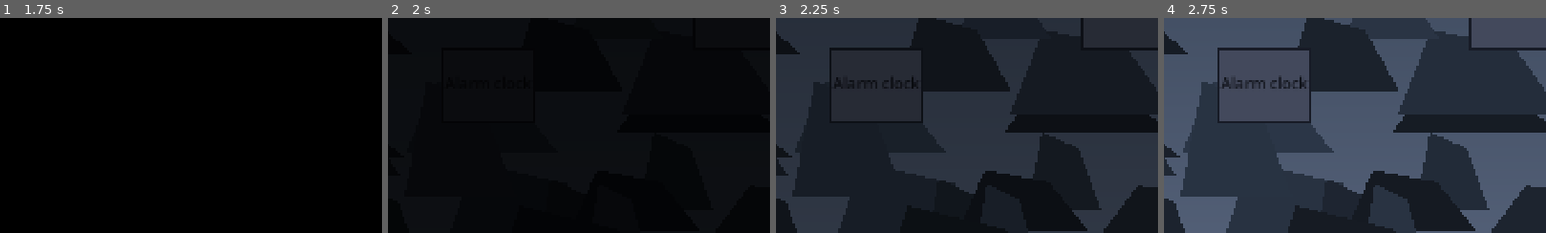
Above: before the commit, frames 1-4 (left to right).
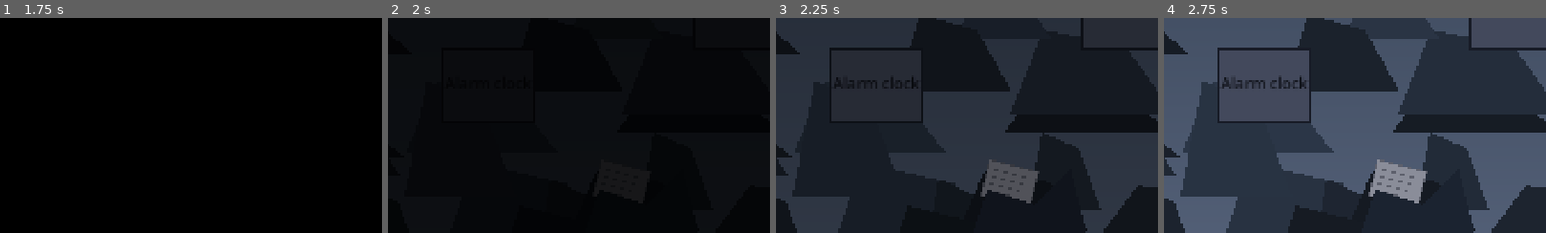
Above: after the commit, the same moments.

Repository: zhr0451/memory
Game: Godot game, scene res://features/junkyard/junkyard.tscn
Same seed, same stepped clock (60 frames per second), same inputs: the game is played once before the commit and once after it. This scene is started directly instead of the project's main scene.
Inputs (mouse positions are % of the whole screen's width and height, from its top left):
- Up to frame 1 (1.75 s): tap Enter at 0.5 s; drag from (18, 57) to (60, 28) at 0.52 s; tap Space at 1.25 s; drag from (56, 64) to (45, 70) at 1.27 s
- Up to frame 2 (2 s): no input
- Up to frame 3 (2.25 s): click "Done" at 2 s
- Up to frame 4 (2.75 s): no input
The pictures show only the part of the screen within x 45-95%, y 50-100%; the shares and areas given below are measured in that part.

Frame 1 is identical in both runs. In frame 3, 2.1% of the frame differs, in the area x 53-81%, y 65-100%; in frame 4, 2.1%.

Commit message:
Hide the alarm-clock note in the junkyard; it drops to the clock once found
Co-Authored-By: Claude Sonnet 5.5 <noreply@anthropic.com>

Diff:
--- a/core/game_state/game_state.gd
+++ b/core/game_state/game_state.gd
@@ -10,6 +10,7 @@
 var battery := Observable.new(MAX_BATTERY)
 var face_on := Observable.new(false)
 var hud_visible := Observable.new(false)
+var clock_note_found := Observable.new(false)
 var current_line := Observable.new("")
 
 var _queue: Array[String] = []
@@ -44,6 +45,7 @@
 	battery.value = MAX_BATTERY
 	face_on.value = false
 	hud_visible.value = false
+	clock_note_found.value = false
 	current_line.value = ""
 
 
--- a/core/texts/texts_en.json
+++ b/core/texts/texts_en.json
@@ -64,5 +64,7 @@
 	"cassette.1": "April",
 	"cassette.2": "July",
 	"cassette.3": "October",
-	"cassette.4": "December"
+	"cassette.4": "December",
+	"junk.note.found": "A crumpled note! Something about school. I'll show it to the clock.",
+	"clock.confused": "A clock... What am I supposed to do with it? There must be a hint around here somewhere."
 }
--- a/core/texts/texts_ru.json
+++ b/core/texts/texts_ru.json
@@ -64,5 +64,7 @@
 	"cassette.1": "Апрель",
 	"cassette.2": "Июль",
 	"cassette.3": "Октябрь",
-	"cassette.4": "Декабрь"
+	"cassette.4": "Декабрь",
+	"junk.note.found": "Смятая записка! Что-то про школу. Покажу её часам.",
+	"clock.confused": "Часы… А что с ними делать? Наверное, где-то рядом есть подсказка."
 }
--- /dev/null
+++ b/features/junkyard/tests/junkyard_test.gd
@@ -0,0 +1,25 @@
+extends TestCase
+
+
+func test_find_note_sets_flag_once_and_speaks() -> void:
+	var state := GameState.new()
+	var vm := JunkyardViewModel.new(state)
+	var found := [0]
+	vm.note_found.connect(func() -> void: found[0] += 1)
+	vm.find_note()
+	vm.find_note()
+	check(state.clock_note_found.value, "флаг выставлен")
+	check_eq(found[0], 1, "сигнал один раз")
+	check_eq(state.current_line.value, Texts.get_text("junk.note.found"), "реплика героя")
+	state.reset()
+	check(not state.clock_note_found.value, "reset сбрасывает находку")
+
+
+func test_item_states() -> void:
+	var state := GameState.new()
+	var vm := JunkyardViewModel.new(state)
+	check_eq(vm.item_state(0), JunkyardViewModel.ItemState.AVAILABLE, "первый доступен")
+	check_eq(vm.item_state(1), JunkyardViewModel.ItemState.LOCKED, "второй закрыт")
+	check(not vm.select(1), "закрытый не выбирается")
+	state.complete_chapter()
+	check_eq(vm.item_state(0), JunkyardViewModel.ItemState.DONE, "первый пройден")
--- /dev/null
+++ b/features/junkyard/view/junk_note_view.gd
@@ -0,0 +1,39 @@
+class_name JunkNoteView extends Control
+## Смятая записка, спрятанная среди мусора. Нарочно без блеска: её надо заметить самому.
+
+signal pressed
+
+const SIZE := Vector2(96, 72)
+
+
+func _ready() -> void:
+	custom_minimum_size = SIZE
+	size = SIZE
+	pivot_offset = SIZE * 0.5
+	rotation = deg_to_rad(14.0)
+	mouse_default_cursor_shape = Control.CURSOR_POINTING_HAND
+
+
+func _gui_input(event: InputEvent) -> void:
+	var button := event as InputEventMouseButton
+	if button != null and button.button_index == MOUSE_BUTTON_LEFT and button.pressed:
+		pressed.emit()
+
+
+func _draw() -> void:
+	draw_rect(Rect2(Vector2.ZERO, size), Color("8a8d99"))
+	draw_rect(Rect2(Vector2.ZERO, size), Color("5d606c"), false, 2.0)
+	for i in 4:
+		draw_line(Vector2(10, 16 + i * 14), Vector2(size.x - 14 - i * 6, 16 + i * 14), Color("5d606c"), 2.0)
+
+
+## Куча мусора поверх записки: прикрывает её часть.
+class Cover extends Control:
+	func _ready() -> void:
+		mouse_filter = Control.MOUSE_FILTER_IGNORE
+		size = Vector2(240, 160)
+
+	func _draw() -> void:
+		var color := Color("1b2330")
+		draw_colored_polygon(PackedVector2Array([
+			Vector2(0, 160), Vector2(40, 40), Vector2(130, 70), Vector2(200, 0), Vector2(240, 160)]), color)
--- a/features/junkyard/view/junkyard_view.gd
+++ b/features/junkyard/view/junkyard_view.gd
@@ -12,6 +12,9 @@
 var _items: Array[JunkItemView] = []
 var _zoom_from: int = -1
 var _busy: bool = false
+var _note: JunkNoteView
+
+const NOTE_POSITION := Vector2(1070, 905)
 
 
 func setup(params: Dictionary) -> void:
@@ -33,6 +36,7 @@
 		item.pressed.connect(_on_item_pressed)
 		_world.add_child(item)
 		_items.append(item)
+	_add_hidden_note()
 	bind(JunkyardViewModel.new(Game.state))
 	if _zoom_from >= 0:
 		_apply_zoom(_zoom_from, 1.0)
@@ -42,8 +46,29 @@
 func bind(vm: JunkyardViewModel) -> void:
 	_vm = vm
 	vm.chapter_selected.connect(_on_chapter_selected)
+	vm.note_found.connect(_on_note_found)
 	vm.chapters_done.changed.connect(func(_v: int) -> void: _refresh())
 	_refresh()
+
+
+func _add_hidden_note() -> void:
+	if Game.state.clock_note_found.value:
+		return
+	_note = JunkNoteView.new()
+	_note.position = NOTE_POSITION
+	_note.pressed.connect(func() -> void: _vm.find_note())
+	_world.add_child(_note)
+	var cover := JunkNoteView.Cover.new()
+	cover.position = NOTE_POSITION + Vector2(-34, 6)
+	_world.add_child(cover)
+
+
+func _on_note_found() -> void:
+	var tween := create_tween().set_parallel()
+	tween.tween_property(_note, "position:y", _note.position.y - 90.0, 0.5)
+	tween.tween_property(_note, "modulate:a", 0.0, 0.5)
+	await tween.finished
+	_note.queue_free()
 
 
 func _refresh() -> void:
--- a/features/junkyard/viewmodel/junkyard_view_model.gd
+++ b/features/junkyard/viewmodel/junkyard_view_model.gd
@@ -2,10 +2,12 @@
 ## Свалка: какие предметы закрыты, доступны или уже оживлены.
 
 signal chapter_selected(index: int)
+signal note_found
 
 enum ItemState { LOCKED, AVAILABLE, DONE }
 
 var chapters_done: Observable
+var clock_note_found: Observable
 
 var _state: GameState
 
@@ -13,6 +15,7 @@
 func _init(state: GameState) -> void:
 	_state = state
 	chapters_done = state.chapters_done
+	clock_note_found = state.clock_note_found
 
 
 func item_state(index: int) -> ItemState:
@@ -29,3 +32,12 @@
 		return false
 	chapter_selected.emit(index)
 	return true
+
+
+## Клик по спрятанной записке: герой поднимает её, и в мини-игре «будильник» она упадёт к часам.
+func find_note() -> void:
+	if _state.clock_note_found.value:
+		return
+	_state.clock_note_found.value = true
+	_state.say("junk.note.found")
+	note_found.emit()
--- a/features/minigame_clock/tests/minigame_clock_test.gd
+++ b/features/minigame_clock/tests/minigame_clock_test.gd
@@ -54,3 +54,17 @@
 	check_eq(MinigameClockViewModel.hour_from_angle(90.0), 6, "вниз — 6")
 	check_eq(MinigameClockViewModel.minute_from_angle(90.0), 30, "вниз — 30 минут")
 	check_eq(MinigameClockViewModel.minute_from_angle(0.0), 15, "вправо — 15 минут")
+
+
+func test_confused_line_only_without_note() -> void:
+	var state := GameState.new()
+	var vm := MinigameClockViewModel.new(state)
+	check(not vm.note_available(), "записки ещё нет")
+	vm.activate()
+	check_eq(state.current_line.value, Texts.get_text("clock.confused"), "герой в замешательстве")
+	var found_state := GameState.new()
+	found_state.clock_note_found.value = true
+	var found_vm := MinigameClockViewModel.new(found_state)
+	found_vm.activate()
+	check(found_vm.note_available(), "записка есть")
+	check_eq(found_state.current_line.value, "", "без реплики")
--- a/features/minigame_clock/view/minigame_clock_view.gd
+++ b/features/minigame_clock/view/minigame_clock_view.gd
@@ -9,12 +9,15 @@
 var _hour_knob: Knob
 var _minute_knob: Knob
 var _result: Label
+var _note: ColorRect
+
+const NOTE_REST := Rect2(60, 130, 380, 630)
 
 
 func _build() -> void:
 	_add_rect(Rect2(0, 0, 1920, 1080), Color("1b1a22"))
 	_build_note()
-	_add_rect(Rect2(480, 90, 1000, 880), Color("3a3f4b"))
+	_add_rect(Rect2(480, 90, 1000, 700), Color("3a3f4b"))
 	_face = ClockFaceView.new()
 	_face.position = Vector2(520, 140)
 	add_child(_face)
@@ -26,16 +29,16 @@
 		day.toggle_mode = true
 		_day_buttons.append(day)
 	_hour_knob = Knob.new()
-	_hour_knob.position = Vector2(560, 590)
+	_hour_knob.position = Vector2(560, 560)
 	add_child(_hour_knob)
 	_minute_knob = Knob.new()
-	_minute_knob.position = Vector2(780, 590)
+	_minute_knob.position = Vector2(780, 560)
 	add_child(_minute_knob)
-	_add_label(Texts.get_text("clock.hours"), Rect2(540, 760, 200, 50), 32, Color("c5ccd8"))
-	_add_label(Texts.get_text("clock.minutes"), Rect2(760, 760, 200, 50), 32, Color("c5ccd8"))
-	_result = _add_label("", Rect2(950, 640, 480, 100), 36)
-	var wind := _add_button(Texts.get_text("clock.submit"), Rect2(1010, 770, 360, 110), 44)
-	bind(MinigameClockViewModel.new())
+	_add_label(Texts.get_text("clock.hours"), Rect2(540, 725, 200, 50), 32, Color("c5ccd8"))
+	_add_label(Texts.get_text("clock.minutes"), Rect2(760, 725, 200, 50), 32, Color("c5ccd8"))
+	_result = _add_label("", Rect2(950, 520, 480, 100), 36)
+	var wind := _add_button(Texts.get_text("clock.submit"), Rect2(1010, 640, 360, 110), 44)
+	bind(MinigameClockViewModel.new(Game.state))
 	wind.pressed.connect(_vm.submit)
 
 
@@ -59,12 +62,17 @@
 	_hour_knob.angle = (vm.hour.value % 12) * 30.0 - 90.0
 	_minute_knob.angle = vm.minute.value * 6.0 - 90.0
 	_refresh()
+	vm.activate()
+	if vm.note_available():
+		_drop_note()
 
 
 func _build_note() -> void:
-	var paper := _add_rect(Rect2(60, 130, 380, 630), Color("efe3c8"))
+	var paper := _add_rect(Rect2(NOTE_REST.position, NOTE_REST.size), Color("efe3c8"))
+	_note = paper
 	paper.pivot_offset = paper.size * 0.5
 	paper.rotation = deg_to_rad(-3.0)
+	paper.visible = false
 	var lines: Array[String] = [Texts.get_text("clock.note.title")]
 	for i in 4:
 		lines.append(Texts.get_text("clock.note.%d" % (i + 1)))
@@ -97,3 +105,15 @@
 	tween.tween_property(_lcd, "modulate", Color(1.0, 0.5, 0.4), 0.08)
 	tween.tween_property(_lcd, "modulate", Color.WHITE, 0.08)
 	_finish()
+
+
+## Найденная записка падает к часам.
+func _drop_note() -> void:
+	_note.visible = true
+	_note.position.y = -NOTE_REST.size.y - 40.0
+	_note.rotation = deg_to_rad(22.0)
+	var tween := create_tween().set_parallel()
+	tween.tween_property(_note, "position:y", NOTE_REST.position.y, 0.9) \
+			.set_trans(Tween.TRANS_BOUNCE).set_ease(Tween.EASE_OUT)
+	tween.tween_property(_note, "rotation", deg_to_rad(-3.0), 0.9) \
+			.set_trans(Tween.TRANS_BACK).set_ease(Tween.EASE_OUT)
--- a/features/minigame_clock/viewmodel/minigame_clock_view_model.gd
+++ b/features/minigame_clock/viewmodel/minigame_clock_view_model.gd
@@ -16,6 +16,21 @@
 var days := Observable.new(0b1100000)  # старт: включены Сб и Вс
 
 var _done: bool = false
+var _state: GameState
+
+
+func _init(state: GameState = null) -> void:
+	_state = state
+
+
+## Записка нужна для решения; если её ещё не нашли, герой в замешательстве.
+func note_available() -> bool:
+	return _state == null or _state.clock_note_found.value
+
+
+func activate() -> void:
+	if not note_available():
+		_state.say("clock.confused")
 
 
 static func target_minutes() -> int:
--- a/tests/screenshot.gd
+++ b/tests/screenshot.gd
@@ -1,6 +1,6 @@
 extends SceneTree
 ## Снимок экрана игры в PNG (нужен дисплей, не headless):
-## godot --path . -s tests/screenshot.gd -- <scene_id> <out.png> [chapter]
+## godot --path . -s tests/screenshot.gd -- <scene_id> <out.png> [chapter] [note]
 
 
 func _initialize() -> void:
@@ -12,6 +12,7 @@
 	var scene_id := StringName(args[0])
 	var out_path := args[1]
 	var chapter := int(args[2]) if args.size() > 2 else 0
+	var note_found := args.has("note")
 	var main := (load("res://core/main/main.tscn") as PackedScene).instantiate()
 	root.add_child(main)
 	await create_timer(0.5).timeout
@@ -19,6 +20,7 @@
 	game.state.hud_visible.value = true
 	game.state.face_on.value = true
 	game.state.emotion.value = 0
+	game.state.clock_note_found.value = note_found
 	root.get_node("SceneManager").change_to(scene_id, {"chapter": chapter}, 0.0, 0.0)
 	await create_timer(1.5).timeout
 	await process_frame
Not shown, added: features/junkyard/tests/junkyard_test.gd.uid
Not shown, added: features/junkyard/view/junk_note_view.gd.uid
Not shown, changed: docs/features.md
Not shown, changed: docs/game-design.md
